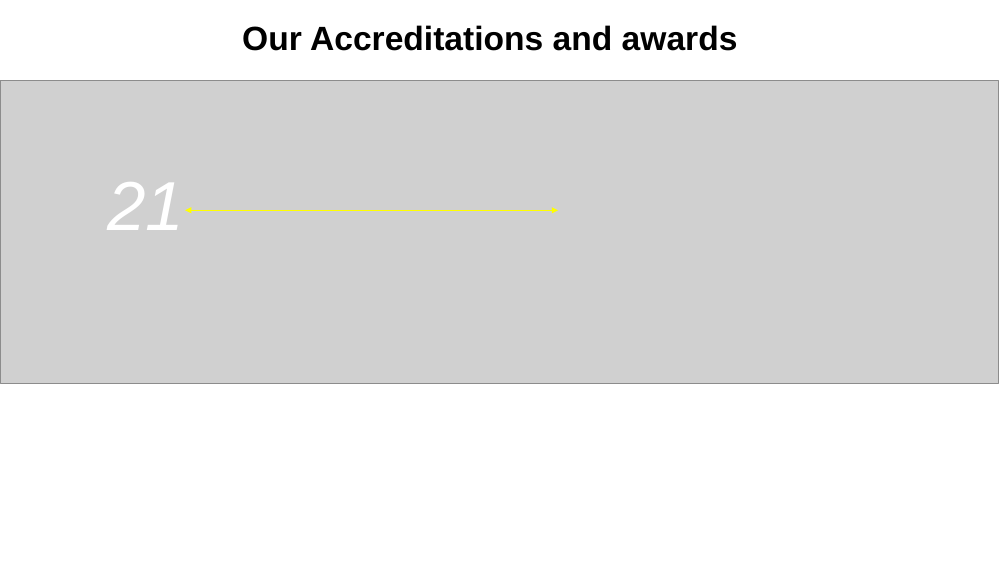
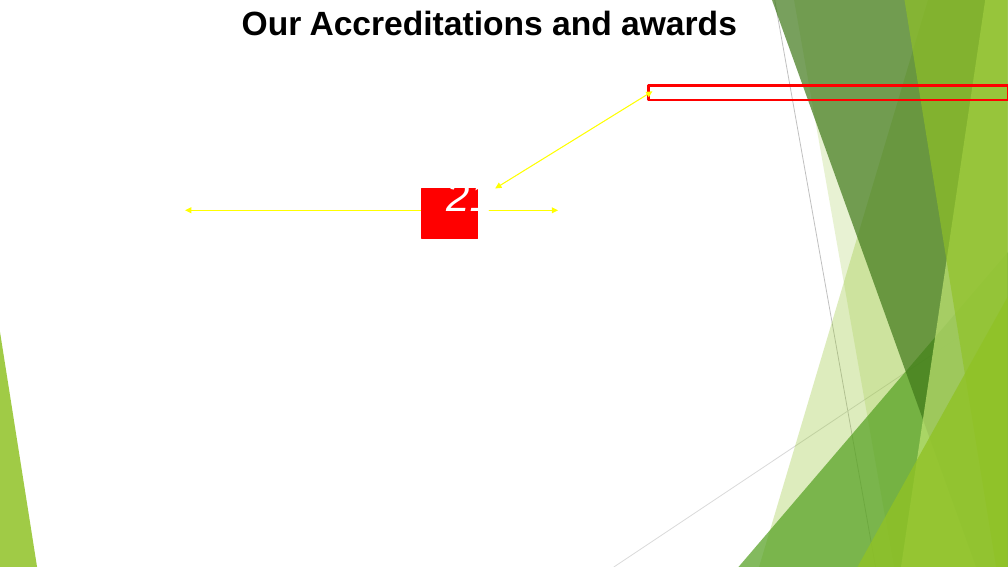
Before and after one commit to London18/team-21, a slide deck: slide 7 of resources/Code for Good - Presentation.pptx. Drawn at 1008x567 pixels with LibreOffice and Linux fonts; fonts in the diff are those of the drawing; grey boxes stand for pictures; background and template pictures are left out. Boxes give left, top, right and bottom in pixels: in the first picture for what was removed or moved away, otherwise in the second. Text is boxed around its words. In the diff, an @@ line names an element or a change of style, - is before the commit and + after.

```diff
--- a/resources/Code for Good - Presentation.pptx
+++ b/resources/Code for Good - Presentation.pptx
@@ text "Our Accreditations and awards" moved from (x1=242, y1=25, x2=738, y2=51) to (x1=242, y1=10, x2=737, y2=36) @@
@@ picture removed at (x1=0, y1=81, x2=999, y2=384) @@
@@ rectangle added at (x1=649, y1=85, x2=1008, y2=101), outline #FF0000 2.25 pt @@
@@ double arrow added from (653, 91) to (495, 188), #FFFF00 1 pt @@
@@ rectangle added at (x1=422, y1=188, x2=478, y2=238), fill #FF0000, outline #FF0000 1.5 pt @@
@@ text added at (x1=446, y1=188, x2=493, y2=220), 40 pt, text #FFFFFF, italic @@
+21
@@ double arrow (185, 210) - (558, 210): stroke #FFFF00 0.5 pt to #FFFF00 1 pt @@
@@ group added at (x1=0, y1=0, x2=1008, y2=567): 5 freeform shapes, 3 triangles, 2 lines @@
```
Also in this commit, not shown: 4 other slides changed, 2 slides added, 3 slides removed.
